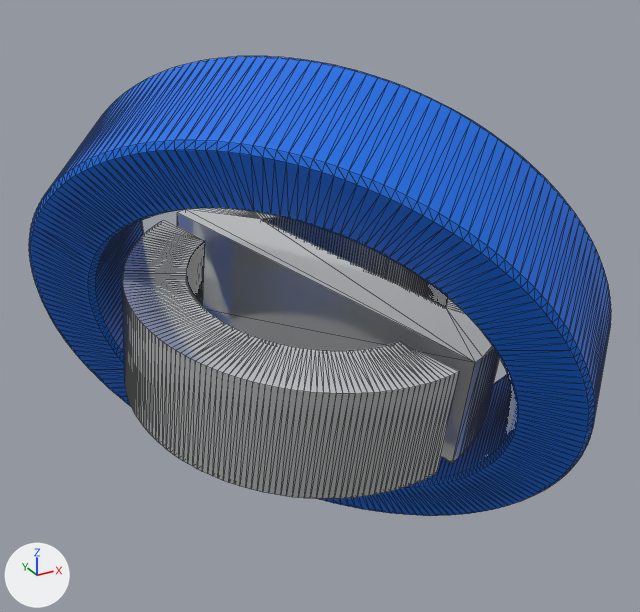
Before and after pictures for a commit that changed the glTF model model/logo_blender2.glb.
Both versions are drawn from a 50 mm lens placed at (-6.54, -12.15, 6.39), pointed at (0.17, 0.05, 0.29). Lighting does not change. The marker at lower left points along +X, +Y and +Z. Mesh edges are drawn as thin lines. Where no turn or scale is listed for an object, it has been applied to the vertices. Vertices at the same position are counted once.

Objects in the first picture: 'center_logo', 'ring_logo.001'.
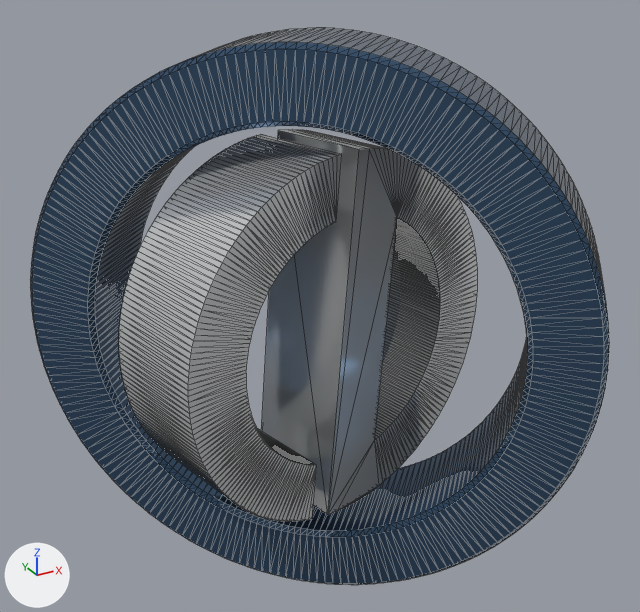
Where the newer file only moved an object's origin or applied its transform, the numbers keep the older frame.

Where the change shows, as pixel boxes [x1, y1, x2, y2] in the pictures (640 x 612 px):
'ring_logo.001', recoloured, surface changed, reshaped (21% taller): before [29, 56, 611, 516]; after [30, 28, 609, 584]
'center_logo', turned: before [122, 208, 500, 499]; after [119, 130, 477, 521]

The change in detail:
Material 'Material.001' (mat_material_001) changes colour from blue #006ee7 to blue #44617f; in linear values from (0.0, 0.155, 0.8) to (0.0578, 0.119, 0.214).
In material 'Material.001' (mat_material_001), roughness goes from 0.5 to 0.1.
In material 'Material.001' (mat_material_001), metallic goes from 0.0 to 0.7.
me_ring_logo_001 has 1568 vertices, 3136 faces and spans x -4.12..4.12, y -4.43..4.43, z -4.64..4.64.
me_ring_logo_001 is used by ob_ring_logo_001; location (0.0, 0.0, 0.0).
me_ring_logo_001 part 1: the whole mesh is multiplied about its middle by the matrix ((0.454, 0.851, -0.266), (0.503, 0.002, 0.864), (0.736, -0.526, -0.427)).
Object 'center_logo' (ob_center_logo) turns from (-95, -50, 115) to (80, -50, -70) degrees about x, y and z.
